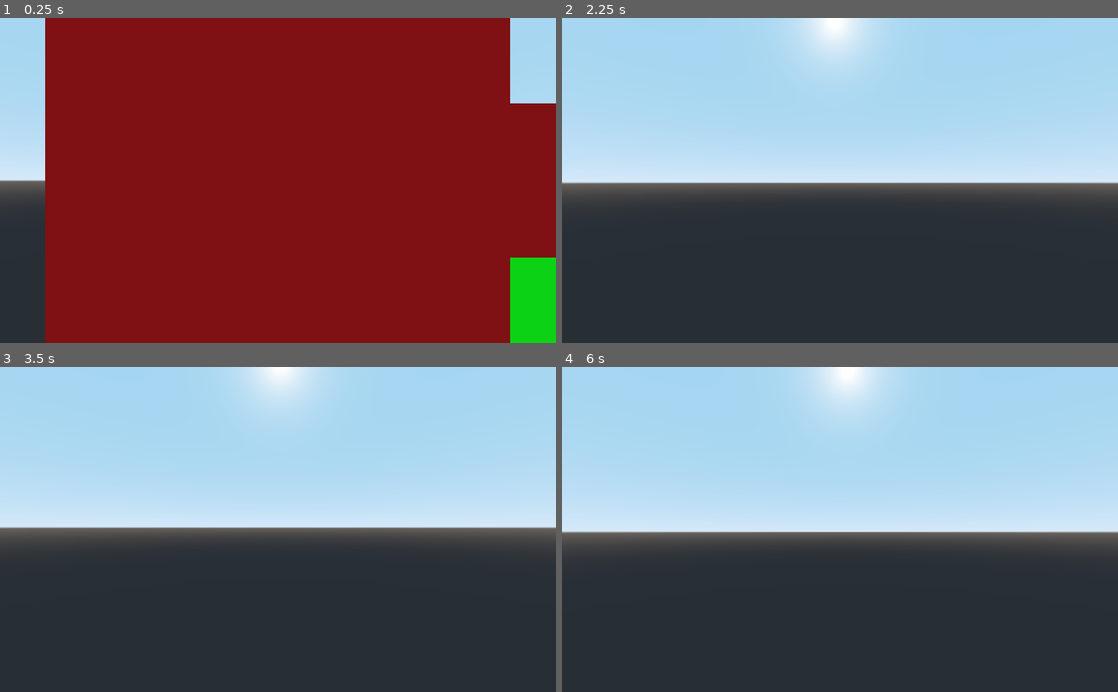
Above: before the commit, frames 1-4 (two rows, left to right).
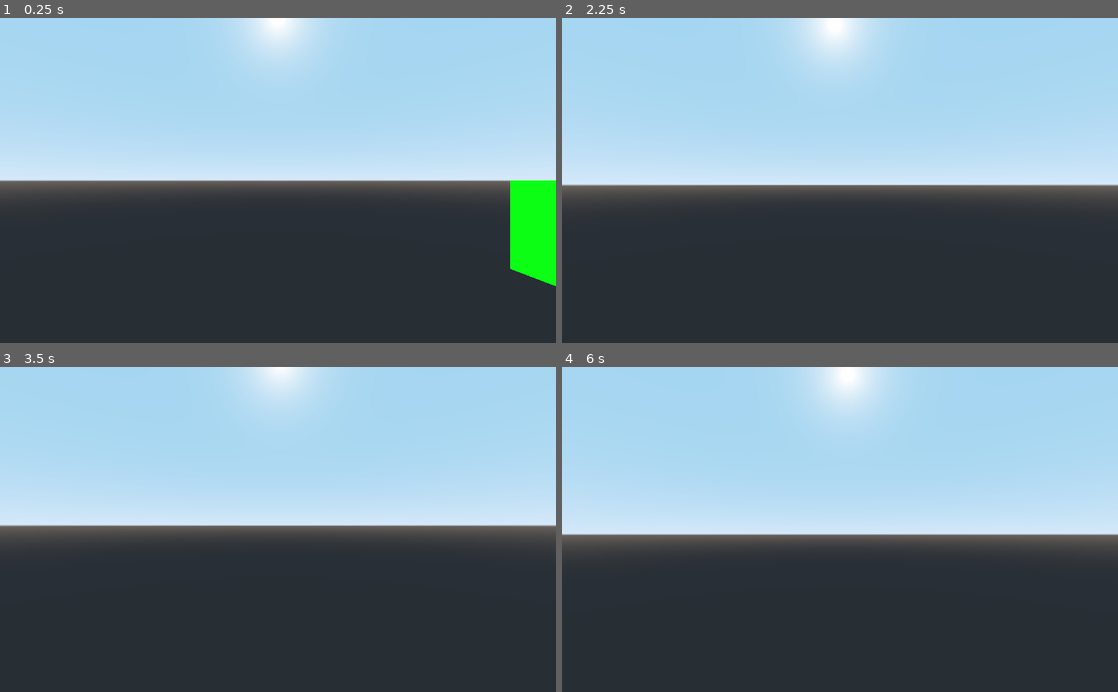
Above: after the commit, the same moments.

Repository: dktr0/NotWaitingForGodot
Game: Godot game, scene res://NotWaitingForGodot.tscn
Same seed, same stepped clock (60 frames per second), same inputs: the game is played once before the commit and once after it.
Inputs (mouse positions are in pixels of both pictures, inside the frame that each line leads up to):
- Up to frame 1 (0.25 s): no input
- Up to frame 2 (2.25 s): tap Enter at 0.5 s; move the mouse to (867, 180) at 0.52 s; hold W (left_stick_up) from 0.53 s (still down); click (867, 180) at 0.67 s; move the mouse to (812, 180) at 1.27 s; click (812, 180) at 1.42 s; tap Space at 2 s; move the mouse to (851, 174) at 2.02 s; click (851, 174) at 2.17 s
- Up to frame 3 (3.5 s): keep holding W (left_stick_up); tap Enter at 2.75 s; move the mouse to (272, 536) at 2.77 s; click (272, 536) at 2.92 s
- Up to frame 4 (6 s): tap Space at 3.5, 5 s; move the mouse to (878, 532) at 3.52 s; click (878, 532) at 3.67 s; tap Enter at 4.25 s; move the mouse to (795, 526) at 4.27 s; click (795, 526) at 4.42 s; move the mouse to (845, 529) at 5.02 s; click (845, 529) at 5.17 s; move the mouse to (817, 523) at 5.77 s; release W (left_stick_up) at 5.78 s; hold D (left_stick_right) from 5.78 s (still down); click (817, 523) at 5.92 s

The runs differ from the first frame. In frame 1, 90% of the frame differs, in the area x 8-100%, y 0-100%; in frame 2, 1.0%; in frame 3, 0.9%; in frame 4, 1.1%.

Commit message:
progress for July 25 2023

Diff:
--- a/NotWaitingForGodot.tscn
+++ b/NotWaitingForGodot.tscn
@@ -14,8 +14,10 @@
 script = ExtResource( 3 )
 
 [node name="Player" type="KinematicBody" parent="."]
-transform = Transform( 1, 0, 0, 0, 1, 0, 0, 0, 1, 5, 100, -5 )
+transform = Transform( 1, 0, 0, 0, 1, 0, 0, 0, 1, 0, 1, 0 )
 script = ExtResource( 2 )
+
+[node name="Camera" type="Camera" parent="Player"]
 
 [node name="CollisionShape" type="CollisionShape" parent="Player"]
 shape = SubResource( 1 )
--- a/Player.gd
+++ b/Player.gd
@@ -8,26 +8,29 @@
 var jump = 18;
 var mouse_sensitivity = 0.05;
 
+onready var camera = $"/root/NotWaitingForGodot/Player/Camera";
+
 func _ready():
+	print(str(camera));
 	Input.set_mouse_mode(Input.MOUSE_MODE_CAPTURED)
-	var camera = Camera.new();
-	camera.name ="Camera";
-	add_child(camera);
+	#var camera = Camera.new();
+	#camera.name ="Camera";
+	#add_child(camera);
 	# TODO: need to add collision shape from code instead of in node graph
 
 func _input(event):
 	if event is InputEventMouseMotion:
 		rotate_y(deg2rad(-event.relative.x * mouse_sensitivity))
-		$Camera.rotate_x(deg2rad(-event.relative.y * mouse_sensitivity))
-		$Camera.rotation.x = clamp($Camera.rotation.x, deg2rad(-90), deg2rad(90))
+		camera.rotate_x(deg2rad(-event.relative.y * mouse_sensitivity))
+		camera.rotation.x = clamp(camera.rotation.x, deg2rad(-90), deg2rad(90))
 	if event is InputEventKey and event.scancode == KEY_ESCAPE:
 		Input.set_mouse_mode(Input.MOUSE_MODE_VISIBLE)
 	if event is InputEventMouseButton and event.button_index == BUTTON_LEFT:
 		Input.set_mouse_mode(Input.MOUSE_MODE_CAPTURED)
 
 func _physics_process(delta):
-	#if global_translation.y > -10:
-#		move_and_slide(fall, Vector3.UP)
+	if global_translation.y > -20:
+		move_and_slide(fall, Vector3.UP)
 	if not is_on_floor():
 		fall.y -= gravity
 	if Input.is_action_just_pressed("a_button") and is_on_floor():
@@ -35,7 +38,6 @@
 	var leftStick = Input.get_vector("left_stick_left","left_stick_right","left_stick_up","left_stick_down");
 	var rightStick = Input.get_vector("right_stick_left","right_stick_right","right_stick_up","right_stick_down");
 	rotate_y(-rightStick.x*0.04);
-	var camera = $Camera;
 	camera.rotation.x -= rightStick.y * 0.04;
 	camera.rotation.x = clamp(camera.rotation.x, deg2rad(-90), deg2rad(90));
 	var xMove = leftStick.x;
--- a/World.gd
+++ b/World.gd
@@ -6,13 +6,18 @@
 var k = 0; #y-position
 
 func _ready():
+	cubeMesh(0,-2,-10,50,50);
 	makeASphere(0,0,-10,0,0,1);
+	tree(0,0,0);
+	tree(10,0,0);
+	tree(20,0,0);
+
 	agasthyaReady();
 	fatimaReady();
 	nadiaReady();
-	yakariReady();
-	jamesReady();
 	davidReady();
+	cyrilReady();
+
 
 func davidReady():
 	cubeMesh(0,-2,-10,30,30);
@@ -27,27 +32,6 @@
 	cubeRow("++++++        ++++++",240,0,6,2,0,1,1,0);
 	cubeRow("++++++++++++++++++++",240,0,8,2,0,1,1,0);
 
-func nadiaReady():
-	cubeRow("++++++++++++++++++++",80,0,-10, 0 , 2, 4);
-	cubeRow("  +++++++++++++  +++",80,0,-8, 0 , 2, 4);
-	cubeRow("++++++++++++++   +++",80,0,-6, 0 , 2, 4);
-	cubeRow("++   ++++++++++    ++",80,0,-4, 0 , 2, 4);
-	cubeRow("+++  ++++++++++  ++++",80,0,-2, 0 , 2, 4);
-	cubeRow("++    ++++++   ++++++",80,0,0, 0 , 2, 4);
-	cubeRow("+++++  ++++++   +++++",80,0,2, 0 , 2, 4);
-	cubeRow("++++++  ++++++   ++++",80,0,4, 0 , 2, 4);
-	cubeRow("++    ++++++   ++++++",80,0,6, 0 , 2, 4);
-	cubeRow("++   ++++++++   +++++",80,0,8, 0 , 2, 4);
-	cubeRow("++   ++++++++   +++++",80,0,10, 0 , 2, 4);
-	cubeRow("+++  ++++++++   +++++",80,0,12, 0 , 2, 4);
-	cubeRow("    +++++++   +++++++",80,0,14, 0 , 2, 4);
-	cubeRow("+++++++++++++  ++++++",80,0,16, 0 , 2, 4);
-	cubeRow("++++++++++++   ++++++",80,0,18, 0 , 2, 4);
-	cubeRow("+++++++++++++   ++++++",80,0,20, 0 , 2, 4);
-	cubeRow("++++++++++++   ++++++++",80,0,22, 0 , 2, 4);
-	cubeRow("+++++++++++++  ++++++++",80,0,24, 0 , 2, 4);
-	cubeRow("+++++++++++++   ++++++++",80,0,26, 0 , 2, 4);
-	cubeRow("+++++++++++++  +++++++++",80,0,28, 0 , 2, 4);
 
 func jamesReady():
 	   cubeRow("++++++++++++++++    ++",200,0,-10,2,0,0,0,1);
@@ -61,45 +45,6 @@
 	   cubeRow("++++++    ++++++++++++",200,0,6,2,0,0,0,1);
 	   cubeRow("++++++    ++++++++++++",200,0,8,2,0,0,0,1);
 
-func agasthyaReady():
-	cubeMesh(0,-2,-8,39,39);
-	cubeRow("+++  + +++++++ +++++",0,0,-10);
-	cubeRow("+++ ++ ++++++    +++",0,0,-8);
-	cubeRow("+++    +++++++ +++++",0,0,-6);
-	cubeRow("+++ +++++++    +++++",0,0,-4);
-	cubeRow("+   +++++++ ++++++++",0,0,-2);
-	cubeRow("+ + +++++++ ++++++++",0,0,0);
-	cubeRow("+ + ++++++  ++++++++",0,0,2);
-	cubeRow("+ +  +++++ +++++++++",0,0,4);
-	cubeRow("+  +      ++++++++++",0,0,6);
-	cubeRow("++++ +++++++++++++++",0,0,8);
-
-func fatimaReady():
-	cubeRow("++++  ++ +++   ++ ++",40,0,8,2,0,1,1,0);
-	cubeRow(" +++ +++   ++++  +++",40,0,6,2,0,1,1,0);
-	cubeRow("++++++  +++++  ++++ ",40,0,4,2,0,1,0,1);
-	cubeRow("++++   +++ +++  ++++",40,0,2,2,0,0,1,0);
-	cubeRow("++ +++  ++++  ++  ++",40,0,0,2,0,1,1,0);
-	cubeRow("++  +++  ++  +++++ +",40,0,-2,2,0,0,1,0);
-	cubeRow("++   +  +++  +++  ++",40,0,-4,2,0,0,1,1);
-	cubeRow("++   ++ + +  +++  ++",40,0,-6,2,0,1,1,0);
-	cubeRow("   +++ +++    ++++++",40,0,-8,2,0,0,1,0);
-	cubeRow("+  ++   +++   ++  ++",40,0,-10,2,0,1,0,0);
-	cubeRow("+ ++++     ++ ++ +++",40,0,-12,2,0,1,1,0);
-
-func yakariReady():
-	cubeMesh(0,-2,-10,30,30);
-	cubeRow("++++++++++++++++++ +",160,0,-10,2,0,1,1,0);
-	cubeRow("+++++    +++ +++++ +",160,0,-8,2,0,1,1,0);
-	cubeRow("++++++++ +++ +++++ +",160,0,-6,2,0,1,1,0);
-	cubeRow("++++++++     +++++ +",160,0,-4,2,0,1,1,0);
-	cubeRow("+++    +++++ +++++ +",160,0,-2,2,0,1,1,0);
-	cubeRow("++++++ +++++   ++  +",160,0,-0,2,0,1,1,0);
-	cubeRow("++ +++ +++  ++ +  ++",160,0,2,2,0,1,1,0);
-	cubeRow("++ +++     +++   +++",160,0,4,2,0,1,1,0);
-	cubeRow("++ +++++++ +++++++++",160,0,6,2,0,1,1,0);
-	cubeRow("++ +++++++ +++++++++",160,0,8,2,0,1,1,0);
-
 
 func _physics_process(_delta):
 	pass
@@ -114,13 +59,26 @@
 
 
 
-func makeACube(x=0,y=0,z=0,r=1,g=0,b=0):
+func makeACube(x=0,y=0,z=0,r=1,g=0,b=0,xSize=2,ySize=2,zSize=2):
 	var sb = StaticBody.new();
-	var cs = CollisionShape.new();
-	cs.set_shape(BoxShape.new());
-	sb.add_child(cs);
+
+	# this doesn't seem to work:
+	# var cs = CollisionShape.new();
+	# cs.set_shape(BoxShape.new());
+	# sb.add_child(cs);
+
+	var boxShape = BoxShape.new();
+	printStr("boxShape:",boxShape);
+	var owner = sb.create_shape_owner(sb);
+	printStr("owner:",owner);
+	sb.shape_owner_add_shape(owner, boxShape);
+
+	#printStr("collision_layer_bit:",sb.get_collision_layer_bit(0));
+	#printStr("collision_mask_bit:",sb.get_collision_mask_bit(0));
+
 	var m = MeshInstance.new();
 	var cm = CubeMesh.new();
+	cm.size = Vector3(xSize,ySize,zSize);
 	var sm = SpatialMaterial.new();
 	sm.albedo_color = Color( r, g, b, 1 );
 	cm.material = sm;
@@ -135,6 +93,7 @@
 	var sm = SphereMesh.new();
 	var mat = SpatialMaterial.new();
 	mat.albedo_color = Color(r,g,b,1);
+
 	sm.material = mat;
 	m.mesh = sm;
 	m.translation = Vector3(x,y,z);
@@ -160,3 +119,146 @@
 			var calcZ = z + (n2*2);
 			# print("putting a cubemesh at " + str(calcX) + " " + str(y) + " " + str(calcZ));
 			makeACube(calcX,y,calcZ,0,1,0);
+
+func cubeVector(n=10,x=0,y=0,z=0,xInc=2,yInc=2,zInc=2,r=1,g=0,b=0):
+	for i in n:
+		makeACube(x,y,z,r,g,b);
+		x = x + xInc;
+		y = y + yInc;
+		z = z + zInc;
+
+func tree(x=0,y=0,z=0):
+	cubeVector(10,0+x,0+y,0+z,0,1,0,1,0,0);
+	makeACube(0+x,10+y,0+z,0,1,0,6,6,6);
+
+func printStr(a="",b="",c="",d=""):
+	print(str(a) + " " + str(b) + " " + str(c) + " " + str(d));
+
+func fatimaReady():
+	cubeMesh(0,-2,-10,30,30);
+	makeASphere(0,0,-10,0,0,1);
+	tree(0,0,0);
+	tree(10,0,0);
+	bush(12,-0.5,5)
+	tree1(15,0,0);
+	tree(20,2,0);
+	tree2(30,0,0);
+	bush(32,0,5)
+	tree1(35,0,8);
+	tree2(40,0,9);
+	tree(50,0,10);
+	bush(32,0,5)
+	tree1(34,0,-7);
+	tree2(37,0,5);
+	tree(30,0,-7);
+	bush(32,0.5,10)
+	tree(0,0,10);
+	tree1(10,0,10);
+	tree2(20,0,8);
+	bush(22,0,10)
+	tree(35,0,10);
+	tree1(30,0,18);
+	bush(37,1,10)
+	tree(32,0,20);
+	tree1(30,0,-17);
+	tree2(35,0,15);
+	tree1(25,0,-17);
+
+func tree1(x=0,y=0,z=0):
+	cubeVector(10,0+x,0+y,0+z,0,1,0,1,0,0);
+	makeACube(0+x,8+y,0+z,0,100,0,8,8,8);
+
+func tree2(x=0,y=0,z=0):
+	cubeVector(8,0+x,0+y,0+z,0,1,0,1,0,0);
+	makeACube(0+x,6+y,0+z,0,1,0,4,4,4);
+
+func bush(x=0,y=0,z=0):
+	cubeVector(0,0+x,0+y,0+z,0,1,0,1,0,0);
+	makeACube(0+x,0+y,0+z,0,100,0,2,2,2);
+
+func agasthyaReady():
+	tTree(0,0,10);
+	tTree(10,0,20);
+	tTree(20,0,20);
+
+func tropicalTree(n=10,x=0,y=0,z=0,xInc=0,yInc=0.66,zInc=0,r=0.9,g=0.8,b=0.3):
+	for i in n:
+		makeASphere(x,y,z,r,g,b);
+		x = x + xInc;
+		y = y + yInc;
+		z = z + zInc;
+
+func tropicalLeaves(x=0,y=6.6,z=0,xInc=0.5,zInc=0.5):
+	cubeRow("+++++++++",x,y,z,xInc,zInc,0,1,0);
+	cubeRow("+++++++++",x,y,z,-xInc,zInc,0,1,0);
+	cubeRow("+++++++++",x,y,z,xInc,-zInc,0,1,0);
+	cubeRow("+++++++++",x,y,z,-xInc,-zInc,0,1,0);
+
+func tTree(x=0,y=0,z=0):
+	tropicalTree(10,0+x,0+y,0+z,0,0.66,0,0.9,0.8,0.3);
+	tropicalLeaves(0+x,6.6+y,0+z,0.5,0.5);
+
+
+
+func nadiaReady():
+
+	house(30,0,25);
+	glitchyDecoration(15,0,30);
+
+
+
+func house (x=0, y=0, z=0):
+	cubeVector(10,0+x,0+y,0+z,0,1,0,0,1,1); #corner
+
+	# this block makes up a wall
+	cubeVector(10,1+x,0+y,0+z,0,1,0,0,1,1);
+	cubeVector(10,2+x,0+y,0+z,0,1,0,0,1,1);
+	cubeVector(10,3+x,0+y,0+z,0,1,0,0,1,1);
+	cubeVector(10,4+x,0+y,0+z,0,1,0,0,1,1);
+	cubeVector(10,5+x,0+y,0+z,0,1,0,0,1,1);
+	cubeVector(10,6+x,0+y,0+z,0,1,0,0,1,1);
+	cubeVector(10,7+x,0+y,0+z,0,1,0,0,1,1);
+	cubeVector(10,8+x,0+y,0+z,0,1,0,0,1,1);
+
+
+
+	cubeVector(10,10+x,0+y,0+z,0,1,0,0,1,1); #corner
+	# making a wall
+	cubeVector(10,10+x,0+y,1+z,0,1,0,0,1,1);
+	cubeVector(10,10+x,0+y,2+z,0,1,0,0,1,1);
+	cubeVector(10,10+x,0+y,3+z,0,1,0,0,1,1);
+	cubeVector(10,10+x,0+y,4+z,0,1,0,0,1,1);
+	cubeVector(10,10+x,0+y,5+z,0,1,0,0,1,1);
+	cubeVector(10,10+x,0+y,6+z,0,1,0,0,1,1);
+	cubeVector(10,10+x,0+y,7+z,0,1,0,0,1,1);
+	cubeVector(10,10+x,0+y,8+z,0,1,0,0,1,1);
+
+
+	cubeVector(10,0+x,0+y,10+z,0,1,0,0,1,1); # corner
+	#making a wall
+	cubeVector(10,1+x,0+y,10+z,0,1,0,0,1,1);
+	cubeVector(10,2+x,0+y,10+z,0,1,0,0,1,1);
+	cubeVector(10,3+x,0+y,10+z,0,1,0,0,1,1);
+	cubeVector(10,4+x,0+y,10+z,0,1,0,0,1,1);
+	cubeVector(10,5+x,0+y,10+z,0,1,0,0,1,1);
+	cubeVector(10,6+x,0+y,10+z,0,1,0,0,1,1);
+	cubeVector(10,7+x,0+y,10+z,0,1,0,0,1,1);
+	cubeVector(10,8+x,0+y,10+z,0,1,0,0,1,1);
+
+
+
+	cubeVector(10,10+x,0+y,10+z,0,1,0,0,1,1); # corner
+
+
+
+func glitchyDecoration(x=0,y=0,z=0):
+	cubeVector(10,0+x,0+y,1+z,0,1,0,1,0,1);
+	cubeVector(10,0+x,0+y,2+z,0,2,0,0,0,1);
+	cubeVector(10,0+x,0+y,3+z,0,3,0,1,0,1);
+	cubeVector(10,0+x,0+y,4+z,0,4,0,1,0,0);
+
+func cyrilReady():
+	makeASphere(0,9,3,0,4,6);
+	makeASphere(9,10,3,0,4,6);
+	cubeRow("++++  ++  ++++++++++ +",56,56,56,56,0,1,1,1);
+	cubeRow("++++  ++  ++++++++++ +",57,57,57,57,0,1,1,1);
